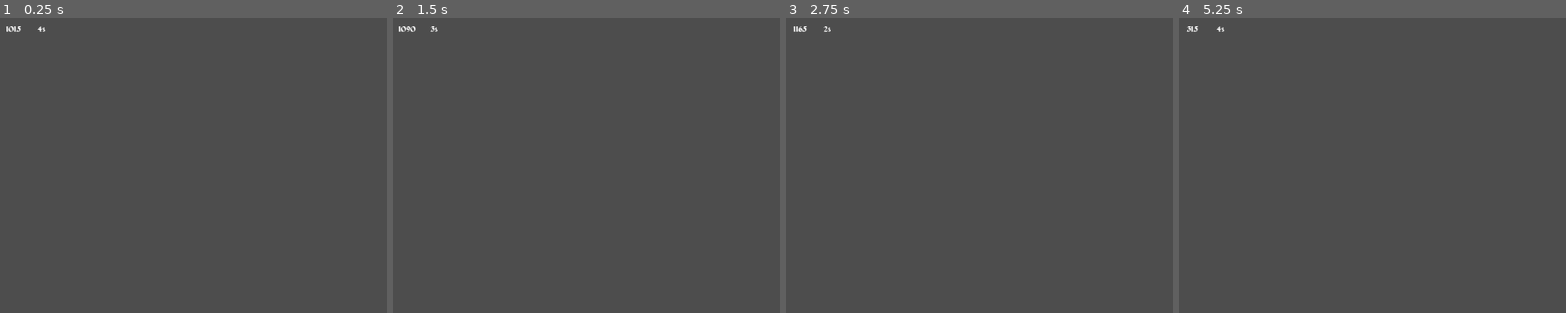
Above: before the commit, frames 1-4 (left to right).
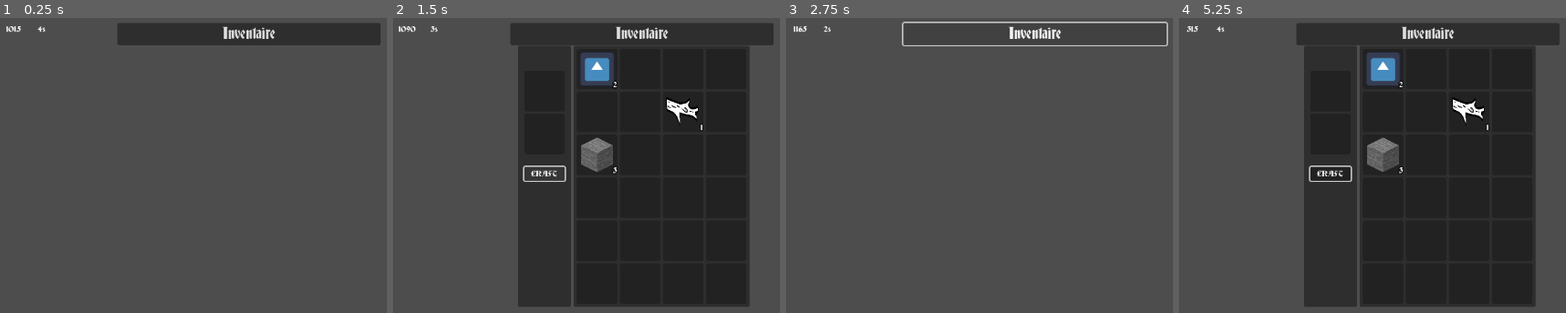
Above: after the commit, the same moments.

Repository: electron35/GMTK_Jam_Dunjunk_shop
Game: Godot game, scene res://GMTK_Jam/MainScene.tscn
The game is run twice, just before and just after one commit, with the same random seed, the same clock (stepped at 60 frames per second) and the same inputs. The engine's default icon, where the game draws it, is replaced by a stand-in: a white triangle on a blue panel in a dark square.
Inputs (mouse positions are in pixels of both pictures, inside the frame that each line leads up to):
- Up to frame 1 (0.25 s): no input
- Up to frame 2 (1.5 s): click (640, 32) at 0.5 s, where only the run after the commit has a clickable "Inventaire"; click (543, 174) at 1.25 s, where only the run after the commit has a clickable "CRAFT"
- Up to frame 3 (2.75 s): click (1033, 32) at 2 s, where only the run after the commit has a clickable "Inventaire"
- Up to frame 4 (5.25 s): click (1426, 32) at 2.75 s, where only the run after the commit has a clickable "Inventaire"; click (1329, 174) at 3.5 s, where only the run after the commit has a clickable "CRAFT"; click (1329, 174) at 4.25 s, where only the run after the commit has a clickable "CRAFT"; tap Enter at 5 s; move the mouse to (1360, 200) at 5.02 s; click (1360, 200) at 5.17 s

The runs differ from the first frame. In frame 1, 4.9% of the frame differs, in the area x 30-99%, y 1-10%; in frame 2, 56%; in frame 3, 1.0%; in frame 4, 56%, in the area x 30-99%, y 1-98%.
Error after the commit: Invalid access to property or key 'visible' on a base object of type 'null instance'. (res://GMTK_Jam/script/CraftInventory.gd:19)

Commit message:
Added Crafting and Inventory to main scene

Diff:
--- /dev/null
+++ b/GMTK_Jam/MainScene.gd
@@ -0,0 +1,6 @@
+extends Node2D
+
+@onready var craft_inventory = $CraftingMenu/CraftInventory
+
+func _on_crafting_menu_pressed():
+	craft_inventory.visible = !craft_inventory.visible
--- a/GMTK_Jam/MainScene.tscn
+++ b/GMTK_Jam/MainScene.tscn
@@ -1,11 +1,34 @@
-[gd_scene load_steps=2 format=3 uid="uid://cymdplt8wijn3"]
+[gd_scene load_steps=5 format=3 uid="uid://cymdplt8wijn3"]
 
+[ext_resource type="Script" path="res://GMTK_Jam/MainScene.gd" id="1_csqij"]
 [ext_resource type="PackedScene" uid="uid://bopog6a2boi5e" path="res://GMTK_Jam/UIElement/MoneyUI.tscn" id="1_n71ok"]
+[ext_resource type="Theme" uid="uid://b23gfgab88oos" path="res://GMTK_Jam/Resources/theme.tres" id="2_a3b6q"]
+[ext_resource type="PackedScene" uid="uid://bd5rxguf277o2" path="res://GMTK_Jam/UIElement/CraftInventory.tscn" id="3_c8hd4"]
 
 [node name="Scene" type="Node2D"]
+script = ExtResource("1_csqij")
 
 [node name="MoneyUI" parent="." instance=ExtResource("1_n71ok")]
 offset_left = 534.0
 offset_top = 1.0
 offset_right = 662.0
 offset_bottom = 34.0
+
+[node name="CraftingMenu" type="Button" parent="."]
+offset_left = 726.0
+offset_top = 8.0
+offset_right = 1142.0
+offset_bottom = 43.0
+theme = ExtResource("2_a3b6q")
+theme_override_font_sizes/font_size = 24
+text = "Inventaire"
+
+[node name="CraftInventory" parent="CraftingMenu" instance=ExtResource("3_c8hd4")]
+visible = false
+layout_mode = 1
+offset_left = 12.0
+offset_top = 36.0
+offset_right = 192.592
+offset_bottom = 317.0
+
+[connection signal="pressed" from="CraftingMenu" to="." method="_on_crafting_menu_pressed"]
